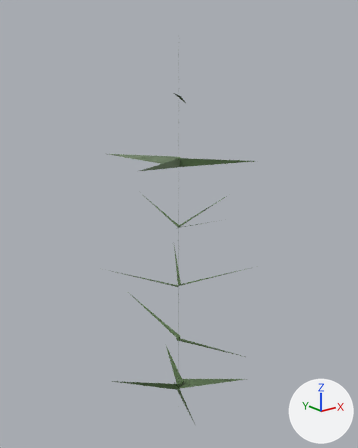
Two versions of the glTF model assets/models/nature/Corn_1.lod3.glb, one commit apart.
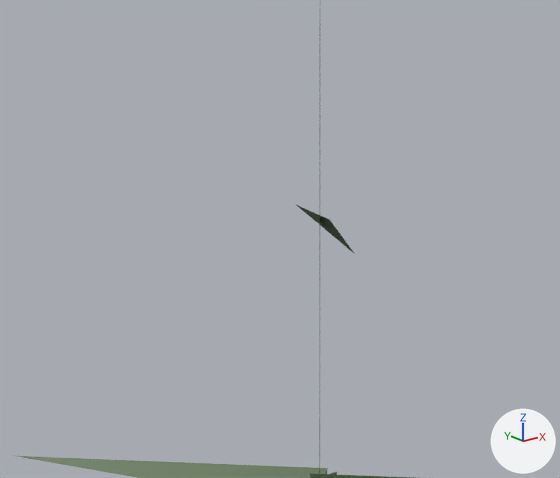
Each version appears first whole from a 50 mm camera at (-1.398, -1.752, 1.793) aimed at (0.019, 0.019, 1.085), and next in a close-up on the part from 28% to 66% of the width and 10% to 35% of the height. Arrows for +X, +Y and +Z are at lower right; the lights stay in place. The last two pictures show the newer version. Vertices at exactly the same position are counted once.

In view in the first close-up: 'Corn_1'.
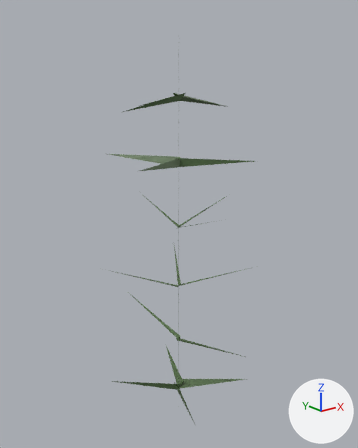
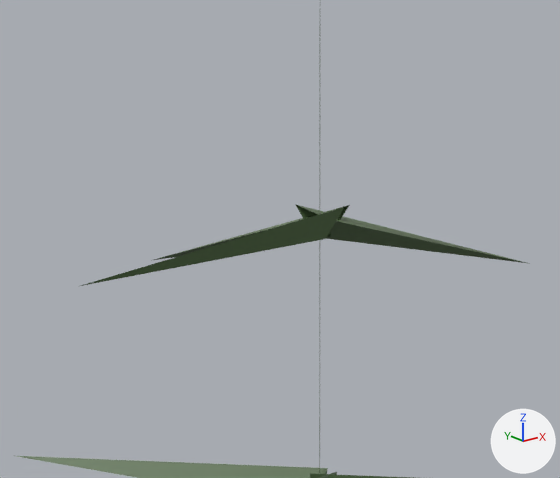
Location of each change, (x1, y1, x2, y2) in pixels of the close-ups (560 x 478 px):
'Corn_1', reshaped
    before: (17, 204, 414, 478)
    after: (17, 204, 530, 478)
part 1 of me_cube_033, built on
    before: (295, 204, 355, 254)
    after: (81, 204, 530, 286)

The change, as a list of edits to the scene's bpy script:
```text
Change me_cube_033:
    used by ob_corn_1; location = (0.0, 0.0, 0.0)
    verts and faces of me_cube_033; kept vertices keep their numbers, new ones are numbered from 66
    before: 23 (0.0, 0.04, 1.69) at pixel (295, 204), 24 (0.0, -0.02, 1.68) at pixel (329, 219), 25 (0.03, -0.03, 1.64) at pixel (355, 254)
    remove me_cube_033.from_pydata(...)  # 66 vertices, 47 faces; spans x -0.33..0.32, y -0.46..0.46, z 0.01..1.99
    add me_cube_033.from_pydata(...)  # 75 vertices, 55 faces; spans x -0.33..0.32, y -0.46..0.46, z 0.01..1.99
    me_cube_033 part 1
    add delete_vertices([25])  # with the faces that use them
    add verts[66] = (0.04, 0.0, 1.69)  # pixel (349, 204)
    add verts[67] = (-0.02, 0.0, 1.68)  # pixel (305, 219)
    add verts[68] = (0.02, 0.01, 1.66)  # pixel (328, 237)
    add verts[69] = (-0.02, 0.29, 1.62)
    add verts[70] = (0.01, 0.02, 1.66)
    add verts[71] = (0.29, -0.03, 1.62)  # pixel (531, 263)
    add verts[72] = (0.0, -0.04, 1.69)  # pixel (344, 206)
    add verts[73] = (0.0, 0.02, 1.68)  # pixel (309, 217)
    add verts[74] = (0.0, -0.02, 1.66)  # pixel (325, 238)
    add verts[75] = (-0.29, 0.03, 1.62)
    add faces += [(67, 69, 68), (66, 68, 69), (66, 69, 67), (23, 71, 70), (24, 70, 71), (23, 24, 71)]
    add faces += [(72, 75, 74), (73, 74, 75), (72, 73, 75)]
```
